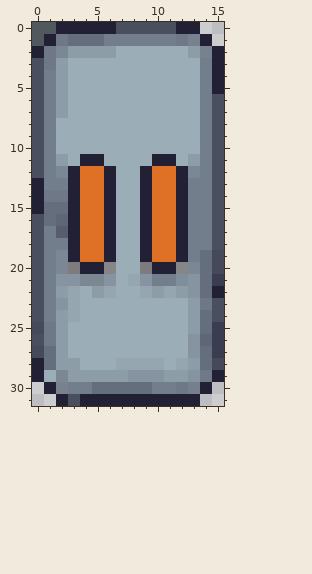
Two states of a pixel-art sprite, res/prop/locker.png. Above is the file before it was changed.
The file is 16x32 pixels. Colours within 5 levels of each other are drawn and written as one.
New version:
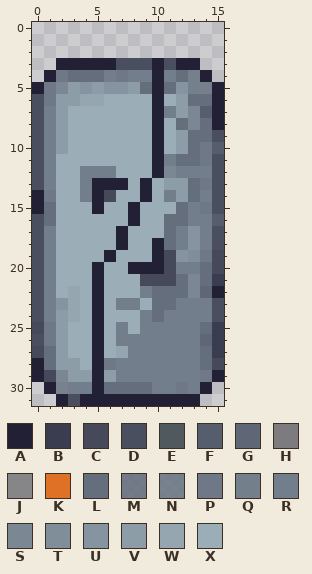
Palette (. is transparent): A #222034  B #3a3d4f  C #45495a  D #4a4f5f  E #50595e  F #565d6c  G #5f6776  H #7d7b7e  J #868588  K #df7126  L #646e7c  M #66707ee2  N #6d7885e2  P #6e7886  Q #717d8af6  R #727e8b  S #7b8894  T #808e9a  U #8594a0  V #8d9da8  W #95a6b1  X #9badb7
Changes in this commit:
{"y":0,"x":0,"old":"EEAAAAADDDDDAA","new":".............."}
{"y":1,"x":0,"old":"EAPLLLRRRRRRPNA","new":"..............."}
{"y":2,"x":0,"old":"APSVVVVXXXXXXVNA","new":"................"}
{"y":3,"x":0,"old":"DPVXXXXXXXXXXXRA","new":"..AAAAADDDADAA.."}
{"y":4,"x":0,"old":"DRVXXXXXXXXXXXRA","new":".APLLLRPRRARLNA."}
{"y":5,"x":0,"old":"DRVXXXXXXXXXXXR","new":"APSVUVUUVLALUQN"}
{"y":6,"x":1,"old":"R","new":"P"}
{"y":6,"x":3,"old":"XXX","new":"VWW"}
{"y":6,"x":10,"old":"X","new":"A"}
{"y":6,"x":12,"old":"XXRD","new":"VLLA"}
{"y":7,"x":10,"old":"XXXXRD","new":"ARVSFA"}
{"y":8,"x":2,"old":"X","new":"V"}
{"y":8,"x":10,"old":"X","new":"A"}
{"y":8,"x":12,"old":"XXRD","new":"LSLA"}
{"y":9,"x":2,"old":"X","new":"V"}
{"y":9,"x":10,"old":"X","new":"A"}
{"y":9,"x":12,"old":"XXR","new":"VLL"}
{"y":10,"x":2,"old":"X","new":"V"}
{"y":10,"x":10,"old":"X","new":"A"}
{"y":10,"x":12,"old":"XXRD","new":"VLPF"}
{"y":11,"x":2,"old":"V","new":"X"}
{"y":11,"x":4,"old":"AA","new":"XX"}
{"y":11,"x":11,"old":"AXVR","new":"RLLP"}
{"y":12,"x":2,"old":"SAKKA","new":"XXRRR"}
{"y":12,"x":9,"old":"AKKAS","new":"XASRR"}
{"y":13,"x":0,"old":"A","new":"D"}
{"y":13,"x":2,"old":"RAKK","new":"XXRA"}
{"y":13,"x":7,"old":"X","new":"A"}
{"y":13,"x":10,"old":"KKARR","new":"XVVLP"}
{"y":14,"x":2,"old":"PAKKA","new":"XXRAC"}
{"y":14,"x":10,"old":"KKAR","new":"XRVL"}
{"y":15,"x":2,"old":"LAKKA","new":"XXXAX"}
{"y":15,"x":8,"old":"XAKKA","new":"AXXXL"}
{"y":15,"x":14,"old":"R","new":"P"}
{"y":16,"x":2,"old":"GAKKA","new":"XXXXX"}
{"y":16,"x":8,"old":"XAKKA","new":"AXXLL"}
{"y":16,"x":15,"old":"D","new":"F"}
{"y":17,"x":2,"old":"FAKKAX","new":"XXXXXA"}
{"y":17,"x":9,"old":"AKKAR","new":"XXLRU"}
{"y":18,"x":2,"old":"RAKKAX","new":"XXXXXA"}
{"y":18,"x":9,"old":"AKKAR","new":"XALRU"}
{"y":19,"x":2,"old":"SAKK","new":"XXXX"}
{"y":19,"x":9,"old":"AKKARL","new":"XACUTP"}
{"y":20,"x":2,"old":"SHA","new":"XXX"}
{"y":20,"x":6,"old":"J","new":"X"}
{"y":20,"x":8,"old":"XH","new":"AA"}
{"y":20,"x":11,"old":"AJS","new":"CRR"}
{"y":21,"x":2,"old":"UUSSU","new":"XXXAX"}
{"y":21,"x":8,"old":"WURRTU","new":"XCCCLS"}
{"y":22,"x":2,"old":"V","new":"X"}
{"y":22,"x":5,"old":"VW","new":"AX"}
{"y":22,"x":9,"old":"WVWVUL","new":"RLLLSG"}
{"y":23,"x":5,"old":"X","new":"A"}
{"y":23,"x":7,"old":"XX","new":"RR"}
{"y":23,"x":10,"old":"XXXVP","new":"LLRRR"}
{"y":24,"x":5,"old":"X","new":"A"}
{"y":24,"x":9,"old":"XXXXVL","new":"RLRRRR"}
{"y":25,"x":5,"old":"X","new":"A"}
{"y":25,"x":7,"old":"X","new":"R"}
{"y":25,"x":9,"old":"XXXXV","new":"RRRRR"}
{"y":26,"x":5,"old":"X","new":"A"}
{"y":26,"x":7,"old":"XXXXXXU","new":"RRRRRRR"}
{"y":27,"x":5,"old":"X","new":"A"}
{"y":27,"x":7,"old":"XXXXXXU","new":"WRRRRRR"}
{"y":28,"x":5,"old":"XXWWWWXWV","new":"APRRRRRRR"}
{"y":29,"x":1,"old":"X","new":"C"}
{"y":29,"x":5,"old":"V","new":"A"}
{"y":29,"x":7,"old":"VUUUVVU","new":"RRRRRRR"}
{"y":30,"x":5,"old":"L","new":"A"}
{"y":30,"x":13,"old":"N","new":"R"}
{"label":"changed","picture_box":[32,22,224,394]}
